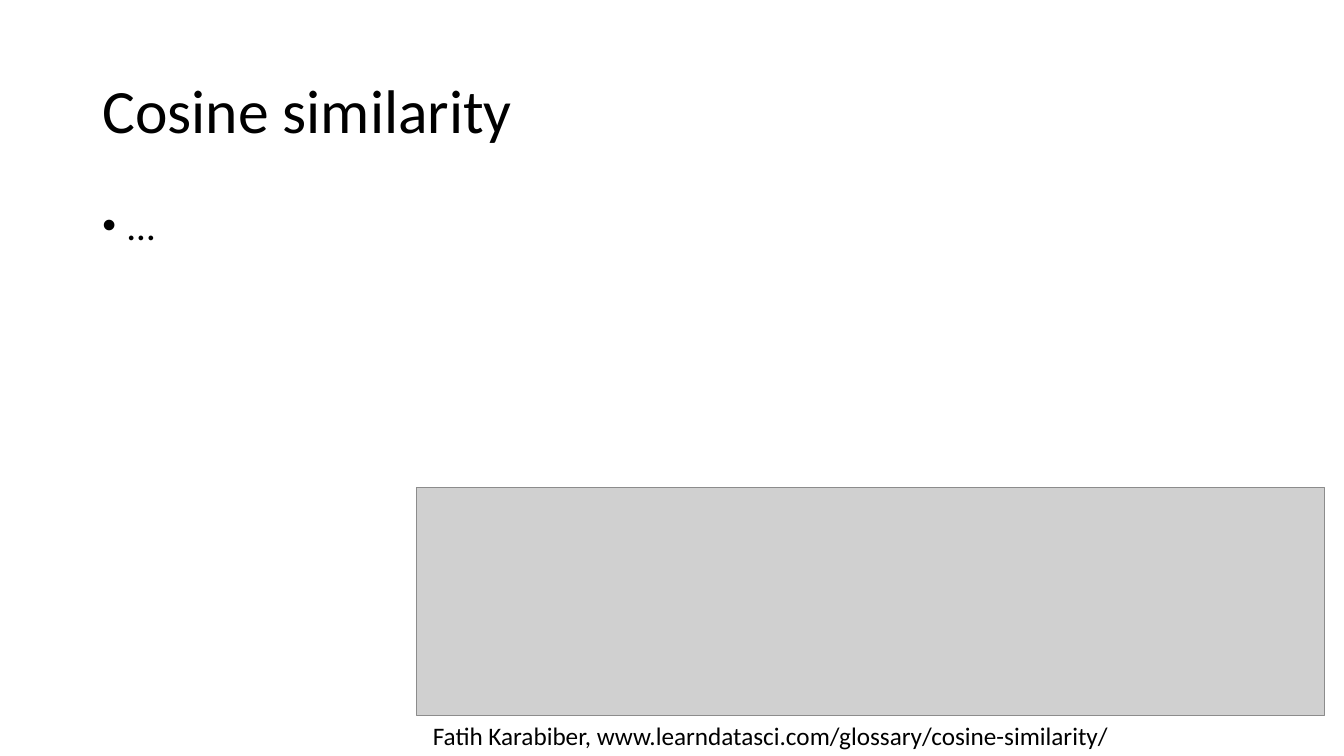
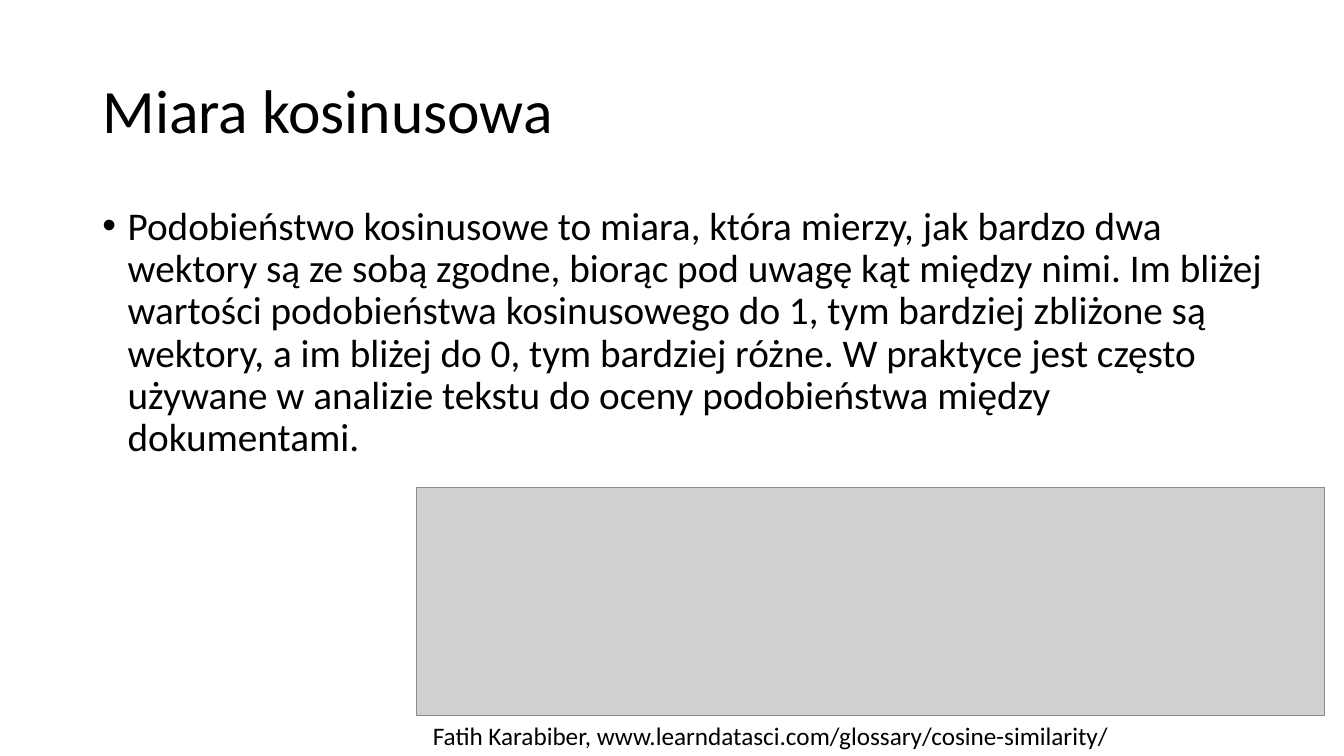
Before and after one commit to pgarwol/MovieRecommender, a slide deck: slide 12 of RekomendacjaFilmu.pptx (slide 13 before the commit). Drawn at 1344x756 pixels with LibreOffice and Linux fonts; fonts in the diff are those of the drawing; grey boxes stand for pictures. Boxes give left, top, right and bottom in pixels: in the first picture for what was removed or moved away, otherwise in the second. Text is boxed around its words. In the diff, an @@ line names an element or a change of style, - is before the commit and + after.

```diff
--- a/RekomendacjaFilmu.pptx
+++ b/RekomendacjaFilmu.pptx
@@ title at <box>102,90,552,134</box>: text changed @@
-Cosine similarity
+Miara kosinusowa
@@ text at <box>128,212,1262,452</box>: text changed @@
-• …
+• Podobieństwo kosinusowe to miara, która mierzy, jak bardzo dwa wektory są ze sobą zgodne, biorąc pod uwagę kąt między nimi. Im bliżej wartości podobieństwa kosinusowego do 1, tym bardziej zbliżone są wektory, a im bliżej do 0, tym bardziej różne. W praktyce jest często używane w analizie tekstu do oceny podobieństwa między dokumentami.
```
Also in this commit, not shown: 7 other slides changed, 6 slides added, 7 slides removed.
